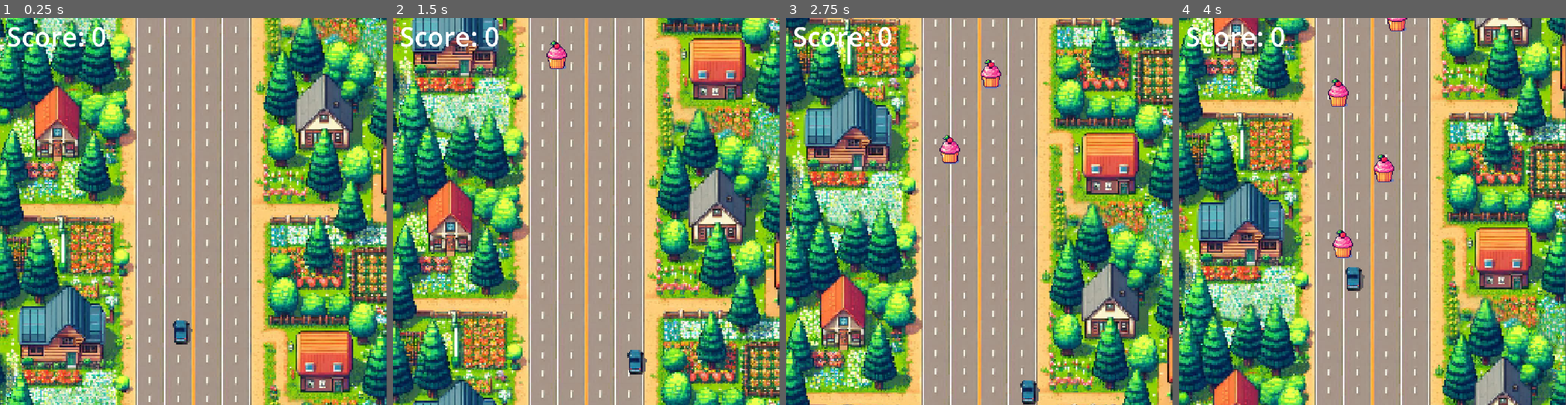
Above: before the commit, frames 1-4 (left to right).
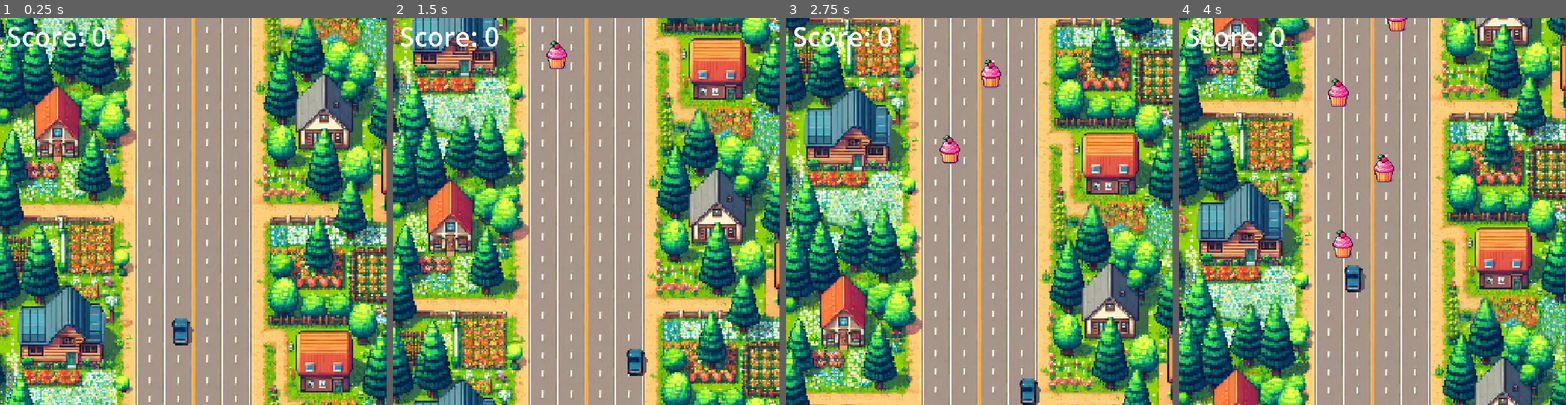
Above: after the commit, the same moments.

Repository: shigera/test_car
Game: Godot game, scene res://Scean/gameplay.tscn
Same seed, same stepped clock (60 frames per second), same inputs: the game is played once before the commit and once after it.
Inputs:
- Up to frame 1 (0.25 s): no input
- Up to frame 2 (1.5 s): hold D (rightKey) 0.53-1.28 s; hold S (downKey) from 1.28 s (still down)
- Up to frame 3 (2.75 s): release S (downKey) at 2.03 s; hold D (rightKey) from 2.03 s (still down)
- Up to frame 4 (4 s): release D (rightKey) at 2.78 s; hold W (upKey) 2.78-3.53 s; hold A (leftKey) from 3.53 s (still down)

The runs differ from the first frame. In frame 1, 0.2% of the frame differs, in the area x 44-51%, y 77-85%; in frame 2, 0.2%; in frame 3, 0.1%; in frame 4, 0.2%.

Commit message:
자동차 싸이즈 4.5 테스트

Diff:
--- a/test-cart/Scean/gameplay.tscn
+++ b/test-cart/Scean/gameplay.tscn
@@ -11,6 +11,7 @@
 
 [node name="Car" parent="." unique_id=774586552 instance=ExtResource("2_xyos7")]
 position = Vector2(482, 831)
+scale = Vector2(4.5, 4.5)
 
 [node name="generCake" type="Node2D" parent="." unique_id=759591476]
 script = ExtResource("3_d2i5q")
